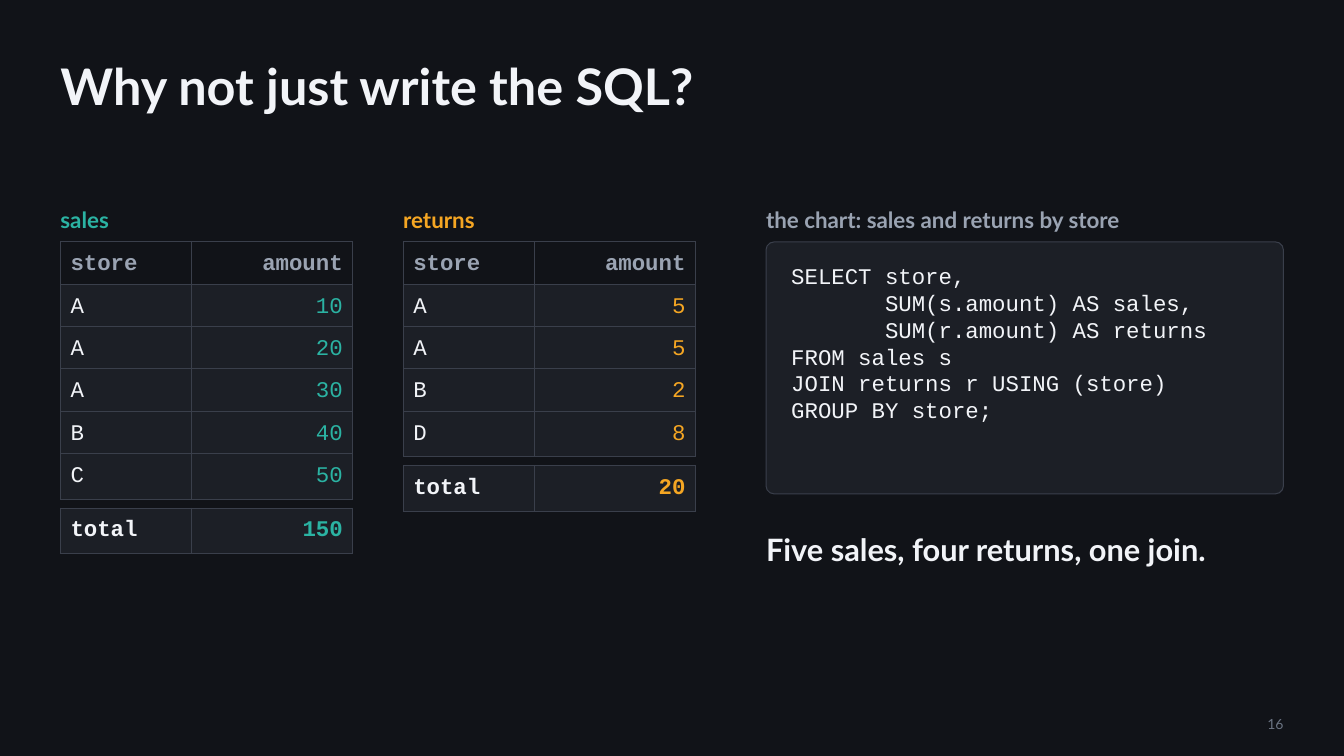
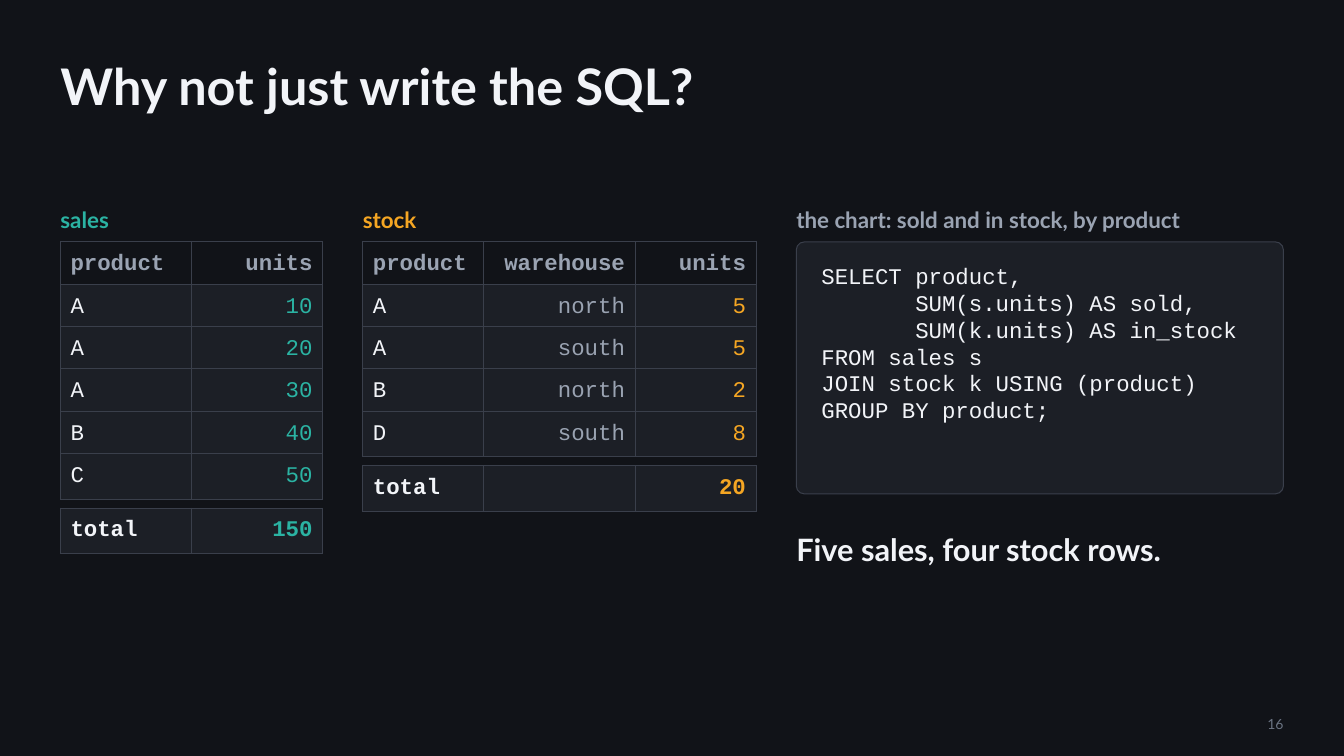
Before and after one commit to djouallah/presentations, a slide deck: slide 16 of analytics-as-code/analytics-as-code.pptx. Drawn at 1344x756 pixels with LibreOffice and Linux fonts; fonts in the diff are those of the drawing. Boxes give left, top, right and bottom in pixels: in the first picture for what was removed or moved away, otherwise in the second. Text is boxed around its words. In the diff, an @@ line names an element or a change of style, - is before the commit and + after.

```diff
--- a/analytics-as-code/analytics-as-code.pptx
+++ b/analytics-as-code/analytics-as-code.pptx
@@ text at [363,211,417,228]: text changed @@
-returns
+stock
@@ text at [796,211,1180,232]: text changed @@
-the chart: sales and returns by store
+the chart: sold and in stock, by product
@@ table at [60,242,323,284] @@
-row 1, column 1: store
+row 1, column 1: product
-row 1, column 2: amount
+row 1, column 2: units
@@ table: place and size @@
-table at [60,242,353,284]
+table at [60,242,323,284]
@@ table at [363,242,756,284] @@
-column 1: store
-column 2: amount
+column 1: product
+column 2: warehouse
+column 3: units
@@ table: place and size @@
-table at [403,242,696,284]
+table at [363,242,756,284]
@@ rounded rectangle: place and size @@
-rounded rectangle at [766,242,1284,494]
+rounded rectangle at [797,242,1284,494]
@@ text at [821,268,1237,343]: text changed @@
-SELECT store,
-SUM(s.amount) AS sales,
-SUM(r.amount) AS returns
+SELECT product,
+SUM(s.units) AS sold,
+SUM(k.units) AS in_stock
@@ text "SELECT product,": place and size @@
-text "SELECT product," at [791,269,1207,422]
+text "SELECT product," at [821,268,1237,423]
@@ table: place and size @@
-table at [60,284,353,327]
+table at [60,284,323,327]
@@ table at [363,284,756,327] @@
+column 2: north
@@ table: place and size @@
-table at [403,284,696,327]
+table at [363,284,756,327]
@@ table: place and size @@
-table at [60,327,353,369]
+table at [60,327,323,369]
@@ table at [363,327,756,369] @@
+column 2: south
@@ table: place and size @@
-table at [403,327,696,369]
+table at [363,327,756,369]
@@ table: place and size @@
-table at [60,369,353,411]
+table at [60,369,323,411]
@@ table at [363,369,756,411] @@
+column 2: north
@@ table: place and size @@
-table at [403,369,696,411]
+table at [363,369,756,411]
@@ text at [821,375,1197,423]: text changed @@
-JOIN returns r USING (store)
-GROUP BY store;
+JOIN stock k USING (product)
+GROUP BY product;
@@ table: place and size @@
-table at [60,411,353,454]
+table at [60,411,323,454]
@@ table at [363,411,756,454] @@
+column 2: south
@@ table: place and size @@
-table at [403,411,696,454]
+table at [363,411,756,454]
@@ table: place and size @@
-table at [60,454,353,496]
+table at [60,454,323,496]
@@ table at [363,466,756,508] @@
+column 2: 
@@ table: place and size @@
-table at [403,466,696,508]
+table at [363,466,756,508]
@@ table: place and size @@
-table at [60,508,353,551]
+table at [60,508,323,551]
@@ text at [796,538,1161,565]: text changed @@
-Five sales, four returns, one join.
+Five sales, four stock rows.
```
Also in this commit, not shown: 3 other slides changed, 2 other files.
